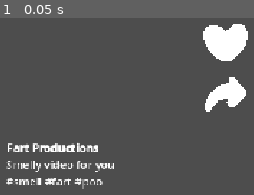
Above: before the commit, frame 1.
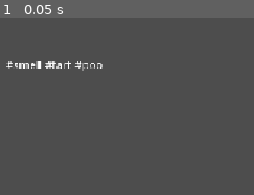
Above: after the commit, the same moment.

Repository: orbital-mage/gmtk-2025
Game: Godot game, scene res://phone/video.tscn
Two runs of this game, one before a commit and one after it. Both use one fixed random seed, a clock stepped at 60 frames per second and the inputs below. This scene is started directly instead of the project's main scene.
Inputs:
- Up to frame 1 (0.05 s): no input

The runs differ from the first frame. In frame 1, 8.3% of the frame differs, in the area x 2-98%, y 3-97%.
Error before the commit: Out of bounds get index '0' (on base: 'Array[VideoContent]') (res://phone/video.gd:53)
Error after the commit: Out of bounds get index '0' (on base: 'Array[VideoContent]') (res://phone/video.gd:54)

Commit message:
new videos

Diff:
--- a/editor/clips/clip.tscn
+++ b/editor/clips/clip.tscn
@@ -14,16 +14,16 @@
 
 [node name="Panel" type="Panel" parent="Center/Transform"]
 clip_contents = true
-custom_minimum_size = Vector2(370, 541)
+custom_minimum_size = Vector2(150, 200)
 anchors_preset = 8
 anchor_left = 0.5
 anchor_top = 0.5
 anchor_right = 0.5
 anchor_bottom = 0.5
-offset_left = -185.0
-offset_top = -270.5
-offset_right = 185.0
-offset_bottom = 270.5
+offset_left = -75.0
+offset_top = -100.0
+offset_right = 75.0
+offset_bottom = 100.0
 grow_horizontal = 2
 grow_vertical = 2
 mouse_filter = 1
--- a/editor/clips/clips.gd
+++ b/editor/clips/clips.gd
@@ -4,10 +4,10 @@
 
 var rng = RandomNumberGenerator.new()
 var content = [
-	preload("res://videos/cat.tscn"),
-	preload("res://videos/explode.tscn"),
-	preload("res://videos/found_out.tscn"),
-	preload("res://videos/walking.tscn")
+	preload("res://videos/start_saiyan.tscn"),
+	preload("res://videos/start_scrolling.tscn"),
+	preload("res://videos/end_dubstep.tscn"),
+	preload("res://videos/end_sleep.tscn")
 ]
 
 func _ready() -> void:
--- a/editor/editor.tscn
+++ b/editor/editor.tscn
@@ -36,11 +36,9 @@
 
 [node name="Clip" parent="MarginContainer/VBoxContainer/Timeline" instance=ExtResource("1_fjngd")]
 layout_mode = 2
-video_scale = Vector2(0.5, 0.5)
 
 [node name="Clip2" parent="MarginContainer/VBoxContainer/Timeline" instance=ExtResource("1_fjngd")]
 layout_mode = 2
-video_scale = Vector2(0.5, 0.5)
 
 [node name="Submit" type="Button" parent="MarginContainer/VBoxContainer/Timeline"]
 custom_minimum_size = Vector2(160, 0)
@@ -57,19 +55,15 @@
 
 [node name="Clip" parent="MarginContainer/VBoxContainer/Clips" instance=ExtResource("1_fjngd")]
 layout_mode = 2
-video_scale = Vector2(0.4, 0.4)
 
 [node name="Clip2" parent="MarginContainer/VBoxContainer/Clips" instance=ExtResource("1_fjngd")]
 layout_mode = 2
-video_scale = Vector2(0.4, 0.4)
 
 [node name="Clip3" parent="MarginContainer/VBoxContainer/Clips" instance=ExtResource("1_fjngd")]
 layout_mode = 2
-video_scale = Vector2(0.4, 0.4)
 
 [node name="Clip4" parent="MarginContainer/VBoxContainer/Clips" instance=ExtResource("1_fjngd")]
 layout_mode = 2
-video_scale = Vector2(0.4, 0.4)
 
 [connection signal="pressed" from="MarginContainer/VBoxContainer/Timeline/Submit" to="MarginContainer/VBoxContainer/Timeline" method="_on_submit"]
 [connection signal="pressed" from="MarginContainer/VBoxContainer/Timeline/Submit" to="MarginContainer/VBoxContainer/Clips" method="_on_submit"]
--- a/phone/data/jumpscare_table.tres
+++ b/phone/data/jumpscare_table.tres
@@ -1,34 +1,11 @@
-[gd_resource type="Resource" script_class="VideoTable" load_steps=10 format=3 uid="uid://cywqna5g0dlo4"]
+[gd_resource type="Resource" script_class="VideoTable" load_steps=3 format=3 uid="uid://cywqna5g0dlo4"]
 
-[ext_resource type="Script" uid="uid://cogcsiukre80m" path="res://phone/data/video_text.gd" id="1_sjhuw"]
-[ext_resource type="AudioStream" uid="uid://cjmn1whdboe5s" path="res://assets/sounds/old/boo.mp3" id="2_jb6fi"]
-[ext_resource type="AudioStream" uid="uid://vj3rbjbjxaw8" path="res://assets/sounds/old/kill_you.mp3" id="3_o3th5"]
-[ext_resource type="AudioStream" uid="uid://cgapsgtp2gjbm" path="res://assets/sounds/old/stickbug.mp3" id="4_gcl4c"]
 [ext_resource type="PackedScene" uid="uid://bhj4mugmmuvaj" path="res://videos/old/demon_jumpscare.tscn" id="5_sjhuw"]
 [ext_resource type="Script" uid="uid://ch8jlkitws76v" path="res://phone/data/video_table.gd" id="6_5pkfp"]
-
-[sub_resource type="Resource" id="Resource_cw31e"]
-script = ExtResource("1_sjhuw")
-text = "BOO!"
-audio = ExtResource("2_jb6fi")
-metadata/_custom_type_script = "uid://cogcsiukre80m"
-
-[sub_resource type="Resource" id="Resource_nsasd"]
-script = ExtResource("1_sjhuw")
-text = "IM GOING TO KILL YOU!"
-audio = ExtResource("3_o3th5")
-metadata/_custom_type_script = "uid://cogcsiukre80m"
-
-[sub_resource type="Resource" id="Resource_h5o7u"]
-script = ExtResource("1_sjhuw")
-text = "GET STICKBUGGED!"
-audio = ExtResource("4_gcl4c")
-metadata/_custom_type_script = "uid://cogcsiukre80m"
 
 [resource]
 script = ExtResource("6_5pkfp")
 content = Array[PackedScene]([ExtResource("5_sjhuw")])
-audio = Array[ExtResource("1_sjhuw")]([SubResource("Resource_cw31e"), SubResource("Resource_nsasd"), SubResource("Resource_h5o7u")])
 titles = Array[String](["HAHAHAHA", "Fart Productions", "The Demon", "My Secret"])
 descriptions = Array[String](["I can't believe you fell for that...", "Smelly video for you", "this has been a long time coming... i hope you enjoy!", "HAHAHAHAHAHAHAHHAHAHAHAHHHAHAHHAHHAHA"])
 metadata/_custom_type_script = "uid://ch8jlkitws76v"
--- a/phone/data/talking_table.tres
+++ b/phone/data/talking_table.tres
@@ -1,41 +1,11 @@
-[gd_resource type="Resource" script_class="VideoTable" load_steps=12 format=3 uid="uid://bw0kdoo2symoo"]
+[gd_resource type="Resource" script_class="VideoTable" load_steps=3 format=3 uid="uid://bw0kdoo2symoo"]
 
-[ext_resource type="Script" uid="uid://cogcsiukre80m" path="res://phone/data/video_text.gd" id="1_epxt3"]
-[ext_resource type="AudioStream" uid="uid://d08ccyeshftmv" path="res://assets/sounds/old/blessings.mp3" id="2_axvhl"]
-[ext_resource type="AudioStream" uid="uid://crttqwhax4n8r" path="res://assets/sounds/old/giveaway.mp3" id="3_5vvyg"]
-[ext_resource type="AudioStream" uid="uid://v0kfpduqaebx" path="res://assets/sounds/old/get_got.mp3" id="4_h0nkl"]
-[ext_resource type="AudioStream" uid="uid://7s115jw4e8ge" path="res://assets/sounds/old/teeth.mp3" id="5_23w2s"]
 [ext_resource type="PackedScene" uid="uid://dhq5p1oe8vi84" path="res://videos/old/guy_talking.tscn" id="6_iwcd1"]
 [ext_resource type="Script" uid="uid://ch8jlkitws76v" path="res://phone/data/video_table.gd" id="7_8vknv"]
-
-[sub_resource type="Resource" id="Resource_ift1s"]
-script = ExtResource("1_epxt3")
-text = "top 5 heavenly blessings"
-audio = ExtResource("2_axvhl")
-metadata/_custom_type_script = "uid://cogcsiukre80m"
-
-[sub_resource type="Resource" id="Resource_hj4ya"]
-script = ExtResource("1_epxt3")
-text = "watch till the end for a free giveaway!"
-audio = ExtResource("3_5vvyg")
-metadata/_custom_type_script = "uid://cogcsiukre80m"
-
-[sub_resource type="Resource" id="Resource_e7ynj"]
-script = ExtResource("1_epxt3")
-text = "like this video or you'll get got!"
-audio = ExtResource("4_h0nkl")
-metadata/_custom_type_script = "uid://cogcsiukre80m"
-
-[sub_resource type="Resource" id="Resource_8xskf"]
-script = ExtResource("1_epxt3")
-text = "you should never brush your teeth!"
-audio = ExtResource("5_23w2s")
-metadata/_custom_type_script = "uid://cogcsiukre80m"
 
 [resource]
 script = ExtResource("7_8vknv")
 content = Array[PackedScene]([ExtResource("6_iwcd1")])
-audio = Array[ExtResource("1_epxt3")]([SubResource("Resource_ift1s"), SubResource("Resource_hj4ya"), SubResource("Resource_e7ynj"), SubResource("Resource_8xskf")])
 titles = Array[String](["My Confession", "A must watch!", "please watch to the end"])
 descriptions = Array[String](["I didn't want you to hear about it like this...", "hope you enjoy this one!", "I might be a bit rambly in this one, please bear with me", "this is important stuff! you better pay attention!"])
 metadata/_custom_type_script = "uid://ch8jlkitws76v"
--- a/phone/data/video_data.tres
+++ b/phone/data/video_data.tres
@@ -1,8 +1,8 @@
 [gd_resource type="Resource" script_class="VideoData" load_steps=4 format=3 uid="uid://cctn2xsu3md74"]
 
-[ext_resource type="PackedScene" uid="uid://c3eo771vnay4y" path="res://videos/old/walking.tscn" id="1_lmr65"]
+[ext_resource type="PackedScene" path="res://videos/walking.tscn" id="1_lmr65"]
 [ext_resource type="Script" uid="uid://c2ikw4g76bhoc" path="res://phone/data/video_data.gd" id="1_r7t6u"]
-[ext_resource type="PackedScene" uid="uid://ryycgbl3h75e" path="res://videos/old/explode.tscn" id="2_cw31e"]
+[ext_resource type="PackedScene" path="res://videos/explode.tscn" id="2_cw31e"]
 
 [resource]
 script = ExtResource("1_r7t6u")
--- a/phone/phone.gd
+++ b/phone/phone.gd
@@ -8,7 +8,7 @@
 var next_video: Video
 var scroll := Scroll.NONE
 
-@onready var container: Container = $Videos
+@onready var container: Control = $Videos/Control/CenterContainer
 
 func _ready() -> void:
 	Editor.video_submitted.connect(_on_new_video)
--- a/phone/phone.tscn
+++ b/phone/phone.tscn
@@ -1,7 +1,9 @@
-[gd_scene load_steps=3 format=3 uid="uid://w1dfgg65edal"]
+[gd_scene load_steps=5 format=3 uid="uid://w1dfgg65edal"]
 
 [ext_resource type="Script" uid="uid://bprhbwuvj4xrv" path="res://phone/phone.gd" id="1_pu2er"]
+[ext_resource type="Texture2D" uid="uid://dwisv1pyyxccd" path="res://assets/graphics/button_like.png" id="3_prab7"]
 [ext_resource type="Texture2D" uid="uid://b1n6mtp00gquh" path="res://assets/graphics/phone_border.png" id="3_pu2er"]
+[ext_resource type="Texture2D" uid="uid://b3uik4u1kuc3l" path="res://assets/graphics/button_share.png" id="4_nlw6u"]
 
 [node name="Phone" type="Control"]
 custom_minimum_size = Vector2(400, 0)
@@ -48,6 +50,36 @@
 size_flags_vertical = 3
 theme_override_constants/separation = 0
 
+[node name="Control" type="Control" parent="Margin/VBoxContainer/ScrollContainer/Videos"]
+layout_mode = 2
+size_flags_vertical = 3
+
+[node name="CenterContainer" type="CenterContainer" parent="Margin/VBoxContainer/ScrollContainer/Videos/Control"]
+layout_mode = 1
+anchors_preset = 15
+anchor_right = 1.0
+anchor_bottom = 1.0
+grow_horizontal = 2
+grow_vertical = 2
+
+[node name="Buttons" type="VBoxContainer" parent="Margin/VBoxContainer/ScrollContainer/Videos/Control"]
+layout_mode = 0
+offset_left = 297.0
+offset_top = 314.0
+offset_right = 360.0
+offset_bottom = 444.0
+theme_override_constants/separation = 20
+
+[node name="Likes" type="TextureRect" parent="Margin/VBoxContainer/ScrollContainer/Videos/Control/Buttons"]
+layout_mode = 2
+texture = ExtResource("3_prab7")
+stretch_mode = 5
+
+[node name="Share" type="TextureRect" parent="Margin/VBoxContainer/ScrollContainer/Videos/Control/Buttons"]
+layout_mode = 2
+texture = ExtResource("4_nlw6u")
+stretch_mode = 5
+
 [node name="Bottom" type="ColorRect" parent="Margin/VBoxContainer"]
 custom_minimum_size = Vector2(0, 25)
 layout_mode = 2
--- a/phone/video.gd
+++ b/phone/video.gd
@@ -34,6 +34,7 @@
 @onready var content: Node2D = $Content
 
 func _ready() -> void:
+	info_label.clear()
 	info_label.append_text("[b]%s[/b]" % title)
 	info_label.newline()
 	info_label.append_text(description)
--- a/phone/video.tscn
+++ b/phone/video.tscn
@@ -1,23 +1,20 @@
-[gd_scene load_steps=4 format=3 uid="uid://b7j8tmmeq2u0x"]
+[gd_scene load_steps=2 format=3 uid="uid://b7j8tmmeq2u0x"]
 
 [ext_resource type="Script" uid="uid://cunvyp7u0olgb" path="res://phone/video.gd" id="1_54tw5"]
-[ext_resource type="Texture2D" uid="uid://dwisv1pyyxccd" path="res://assets/graphics/button_like.png" id="1_vt4bk"]
-[ext_resource type="Texture2D" uid="uid://b3uik4u1kuc3l" path="res://assets/graphics/button_share.png" id="2_077d1"]
 
 [node name="Video" type="Control"]
 clip_contents = true
-custom_minimum_size = Vector2(370, 568)
+custom_minimum_size = Vector2(300, 400)
 layout_mode = 3
 anchors_preset = 0
-offset_right = 370.0
-offset_bottom = 541.0
+offset_right = 300.0
+offset_bottom = 400.0
 mouse_filter = 1
 script = ExtResource("1_54tw5")
-title = "Fart Productions"
-description = "Smelly video for you"
 tags = Array[String](["smell", "fart", "poo"])
 
 [node name="Content" type="Node2D" parent="."]
+scale = Vector2(2, 2)
 
 [node name="Info" type="RichTextLabel" parent="."]
 layout_mode = 1
@@ -32,23 +29,7 @@
 grow_horizontal = 2
 grow_vertical = 0
 bbcode_enabled = true
+text = "[b]Lorem Ipsum[/b]
+Dolor sit lauren epsum solo shit dogus dippus deltoid dump crampus krangus forrest gump"
 fit_content = true
 scroll_active = false
-
-[node name="Buttons" type="VBoxContainer" parent="."]
-layout_mode = 0
-offset_left = 297.0
-offset_top = 314.0
-offset_right = 360.0
-offset_bottom = 444.0
-theme_override_constants/separation = 20
-
-[node name="Likes" type="TextureRect" parent="Buttons"]
-layout_mode = 2
-texture = ExtResource("1_vt4bk")
-stretch_mode = 5
-
-[node name="Share" type="TextureRect" parent="Buttons"]
-layout_mode = 2
-texture = ExtResource("2_077d1")
-stretch_mode = 5
--- a/videos/end_dubstep.tscn
+++ b/videos/end_dubstep.tscn
@@ -1,8 +1,35 @@
-[gd_scene load_steps=7 format=3 uid="uid://bc1g7rruo1gkw"]
+[gd_scene load_steps=7 format=3 uid="uid://b0cgy348e43yi"]
 
-[ext_resource type="PackedScene" uid="uid://cvxdwic5oda7m" path="res://videos/_base.tscn" id="1_ulftg"]
+[ext_resource type="PackedScene" uid="uid://b0ffmycvvvt43" path="res://videos/_base.tscn" id="1_ulftg"]
 [ext_resource type="AudioStream" uid="uid://spd6dtxxfdla" path="res://assets/sounds/end_guy dancing_dubstep.ogg" id="2_abv5r"]
 [ext_resource type="Texture2D" uid="uid://betkf7mmxl075" path="res://assets/graphics/dance.png" id="3_bkl2q"]
+
+[sub_resource type="Animation" id="Animation_74sr6"]
+length = 0.001
+tracks/0/type = "value"
+tracks/0/imported = false
+tracks/0/enabled = true
+tracks/0/path = NodePath("Dance:frame")
+tracks/0/interp = 1
+tracks/0/loop_wrap = true
+tracks/0/keys = {
+"times": PackedFloat32Array(0),
+"transitions": PackedFloat32Array(1),
+"update": 1,
+"values": [0]
+}
+tracks/1/type = "value"
+tracks/1/imported = false
+tracks/1/enabled = true
+tracks/1/path = NodePath("Background/Floor:visible")
+tracks/1/interp = 1
+tracks/1/loop_wrap = true
+tracks/1/keys = {
+"times": PackedFloat32Array(0),
+"transitions": PackedFloat32Array(1),
+"update": 1,
+"values": [true]
+}
 
 [sub_resource type="Animation" id="Animation_tah8e"]
 resource_name = "clip"
@@ -47,33 +74,6 @@
 "values": [false, true]
 }
 
-[sub_resource type="Animation" id="Animation_74sr6"]
-length = 0.001
-tracks/0/type = "value"
-tracks/0/imported = false
-tracks/0/enabled = true
-tracks/0/path = NodePath("Dance:frame")
-tracks/0/interp = 1
-tracks/0/loop_wrap = true
-tracks/0/keys = {
-"times": PackedFloat32Array(0),
-"transitions": PackedFloat32Array(1),
-"update": 1,
-"values": [0]
-}
-tracks/1/type = "value"
-tracks/1/imported = false
-tracks/1/enabled = true
-tracks/1/path = NodePath("Background/Floor:visible")
-tracks/1/interp = 1
-tracks/1/loop_wrap = true
-tracks/1/keys = {
-"times": PackedFloat32Array(0),
-"transitions": PackedFloat32Array(1),
-"update": 1,
-"values": [true]
-}
-
 [sub_resource type="AnimationLibrary" id="AnimationLibrary_uhnfu"]
 _data = {
 &"RESET": SubResource("Animation_74sr6"),
@@ -86,6 +86,7 @@
 libraries = {
 &"": SubResource("AnimationLibrary_uhnfu")
 }
+autoplay = "clip"
 
 [node name="Dance" type="Sprite2D" parent="." index="3"]
 position = Vector2(75, 94)
--- a/videos/end_sleep.tscn
+++ b/videos/end_sleep.tscn
@@ -1,8 +1,35 @@
-[gd_scene load_steps=7 format=3 uid="uid://b45elrlsif4bx"]
+[gd_scene load_steps=7 format=3 uid="uid://dbh57d2ti363g"]
 
-[ext_resource type="PackedScene" uid="uid://cvxdwic5oda7m" path="res://videos/_base.tscn" id="1_in325"]
+[ext_resource type="PackedScene" uid="uid://b0ffmycvvvt43" path="res://videos/_base.tscn" id="1_in325"]
 [ext_resource type="AudioStream" uid="uid://dytc0prycnxga" path="res://assets/sounds/end_guy sleeping.ogg" id="2_bnkjt"]
 [ext_resource type="Texture2D" uid="uid://c8on8gmtxanqg" path="res://assets/graphics/sleeping.png" id="3_be5ou"]
+
+[sub_resource type="Animation" id="Animation_vqjfp"]
+length = 0.001
+tracks/0/type = "value"
+tracks/0/imported = false
+tracks/0/enabled = true
+tracks/0/path = NodePath("Sleeping:frame")
+tracks/0/interp = 1
+tracks/0/loop_wrap = true
+tracks/0/keys = {
+"times": PackedFloat32Array(0),
+"transitions": PackedFloat32Array(1),
+"update": 1,
+"values": [0]
+}
+tracks/1/type = "value"
+tracks/1/imported = false
+tracks/1/enabled = true
+tracks/1/path = NodePath("Sleeping:position")
+tracks/1/interp = 1
+tracks/1/loop_wrap = true
+tracks/1/keys = {
+"times": PackedFloat32Array(0),
+"transitions": PackedFloat32Array(1),
+"update": 0,
+"values": [Vector2(75, 135)]
+}
 
 [sub_resource type="Animation" id="Animation_fec8h"]
 resource_name = "clip"
@@ -47,33 +74,6 @@
 "values": [Vector2(75, 135), Vector2(62, 136), Vector2(75, 135), Vector2(62, 136)]
 }
 
-[sub_resource type="Animation" id="Animation_vqjfp"]
-length = 0.001
-tracks/0/type = "value"
-tracks/0/imported = false
-tracks/0/enabled = true
-tracks/0/path = NodePath("Sleeping:frame")
-tracks/0/interp = 1
-tracks/0/loop_wrap = true
-tracks/0/keys = {
-"times": PackedFloat32Array(0),
-"transitions": PackedFloat32Array(1),
-"update": 1,
-"values": [0]
-}
-tracks/1/type = "value"
-tracks/1/imported = false
-tracks/1/enabled = true
-tracks/1/path = NodePath("Sleeping:position")
-tracks/1/interp = 1
-tracks/1/loop_wrap = true
-tracks/1/keys = {
-"times": PackedFloat32Array(0),
-"transitions": PackedFloat32Array(1),
-"update": 0,
-"values": [Vector2(75, 135)]
-}
-
 [sub_resource type="AnimationLibrary" id="AnimationLibrary_pey1g"]
 _data = {
 &"RESET": SubResource("Animation_vqjfp"),
@@ -89,6 +89,7 @@
 libraries = {
 &"": SubResource("AnimationLibrary_pey1g")
 }
+autoplay = "clip"
 
 [node name="Sleeping" type="Sprite2D" parent="." index="3"]
 position = Vector2(75, 135)
--- a/videos/start_saiyan.tscn
+++ b/videos/start_saiyan.tscn
@@ -1,8 +1,23 @@
-[gd_scene load_steps=7 format=3 uid="uid://bb3upfkyk2ebl"]
+[gd_scene load_steps=7 format=3 uid="uid://d2v80n5v2s4ld"]
 
-[ext_resource type="PackedScene" uid="uid://cvxdwic5oda7m" path="res://videos/_base.tscn" id="1_3s6sg"]
+[ext_resource type="PackedScene" uid="uid://b0ffmycvvvt43" path="res://videos/_base.tscn" id="1_3s6sg"]
 [ext_resource type="AudioStream" uid="uid://cmxh2qeodrpmg" path="res://assets/sounds/saiyan.ogg" id="2_7kcnk"]
 [ext_resource type="Texture2D" uid="uid://dcuuklohgaagb" path="res://assets/graphics/saiyan.png" id="3_seahs"]
+
+[sub_resource type="Animation" id="Animation_7k48w"]
+length = 0.001
+tracks/0/type = "value"
+tracks/0/imported = false
+tracks/0/enabled = true
+tracks/0/path = NodePath("Saiyan:frame")
+tracks/0/interp = 1
+tracks/0/loop_wrap = true
+tracks/0/keys = {
+"times": PackedFloat32Array(0),
+"transitions": PackedFloat32Array(1),
+"update": 1,
+"values": [0]
+}
 
 [sub_resource type="Animation" id="Animation_yp716"]
 resource_name = "clip"
@@ -35,21 +50,6 @@
 "values": [0, 1, 2, 0, 3]
 }
 
-[sub_resource type="Animation" id="Animation_7k48w"]
-length = 0.001
-tracks/0/type = "value"
-tracks/0/imported = false
-tracks/0/enabled = true
-tracks/0/path = NodePath("Saiyan:frame")
-tracks/0/interp = 1
-tracks/0/loop_wrap = true
-tracks/0/keys = {
-"times": PackedFloat32Array(0),
-"transitions": PackedFloat32Array(1),
-"update": 1,
-"values": [0]
-}
-
 [sub_resource type="AnimationLibrary" id="AnimationLibrary_beyrc"]
 _data = {
 &"RESET": SubResource("Animation_7k48w"),
@@ -62,6 +62,7 @@
 libraries = {
 &"": SubResource("AnimationLibrary_beyrc")
 }
+autoplay = "clip"
 
 [node name="Saiyan" type="Sprite2D" parent="." index="3"]
 position = Vector2(74, 98)
--- a/videos/start_scrolling.tscn
+++ b/videos/start_scrolling.tscn
@@ -1,8 +1,47 @@
-[gd_scene load_steps=7 format=3 uid="uid://bf6ytefw5r5g7"]
+[gd_scene load_steps=7 format=3 uid="uid://dqxaqnlvmkf4p"]
 
-[ext_resource type="PackedScene" uid="uid://cvxdwic5oda7m" path="res://videos/_base.tscn" id="1_lebp0"]
+[ext_resource type="PackedScene" uid="uid://b0ffmycvvvt43" path="res://videos/_base.tscn" id="1_lebp0"]
 [ext_resource type="AudioStream" uid="uid://dgr0t411nap7q" path="res://assets/sounds/STOP SCROLLING.ogg" id="2_eb6j0"]
 [ext_resource type="Texture2D" uid="uid://bmdkkvfyu7dja" path="res://assets/graphics/STOP SCROLLING.png" id="3_ga8ae"]
+
+[sub_resource type="Animation" id="Animation_d50q1"]
+length = 0.001
+tracks/0/type = "value"
+tracks/0/imported = false
+tracks/0/enabled = true
+tracks/0/path = NodePath("Guy:position")
+tracks/0/interp = 1
+tracks/0/loop_wrap = true
+tracks/0/keys = {
+"times": PackedFloat32Array(0),
+"transitions": PackedFloat32Array(1),
+"update": 0,
+"values": [Vector2(81, 177)]
+}
+tracks/1/type = "value"
+tracks/1/imported = false
+tracks/1/enabled = true
+tracks/1/path = NodePath("Guy:rotation")
+tracks/1/interp = 1
+tracks/1/loop_wrap = true
+tracks/1/keys = {
+"times": PackedFloat32Array(0),
+"transitions": PackedFloat32Array(1),
+"update": 0,
+"values": [0.0]
+}
+tracks/2/type = "value"
+tracks/2/imported = false
+tracks/2/enabled = true
+tracks/2/path = NodePath("Guy:frame")
+tracks/2/interp = 1
+tracks/2/loop_wrap = true
+tracks/2/keys = {
+"times": PackedFloat32Array(0),
+"transitions": PackedFloat32Array(1),
+"update": 1,
+"values": [0]
+}
 
 [sub_resource type="Animation" id="Animation_tkehn"]
 resource_name = "clip"
@@ -59,45 +98,6 @@
 "values": [0, 1]
 }
 
-[sub_resource type="Animation" id="Animation_d50q1"]
-length = 0.001
-tracks/0/type = "value"
-tracks/0/imported = false
-tracks/0/enabled = true
-tracks/0/path = NodePath("Guy:position")
-tracks/0/interp = 1
-tracks/0/loop_wrap = true
-tracks/0/keys = {
-"times": PackedFloat32Array(0),
-"transitions": PackedFloat32Array(1),
-"update": 0,
-"values": [Vector2(81, 177)]
-}
-tracks/1/type = "value"
-tracks/1/imported = false
-tracks/1/enabled = true
-tracks/1/path = NodePath("Guy:rotation")
-tracks/1/interp = 1
-tracks/1/loop_wrap = true
-tracks/1/keys = {
-"times": PackedFloat32Array(0),
-"transitions": PackedFloat32Array(1),
-"update": 0,
-"values": [0.0]
-}
-tracks/2/type = "value"
-tracks/2/imported = false
-tracks/2/enabled = true
-tracks/2/path = NodePath("Guy:frame")
-tracks/2/interp = 1
-tracks/2/loop_wrap = true
-tracks/2/keys = {
-"times": PackedFloat32Array(0),
-"transitions": PackedFloat32Array(1),
-"update": 1,
-"values": [0]
-}
-
 [sub_resource type="AnimationLibrary" id="AnimationLibrary_sn2bc"]
 _data = {
 &"RESET": SubResource("Animation_d50q1"),
@@ -113,6 +113,7 @@
 libraries = {
 &"": SubResource("AnimationLibrary_sn2bc")
 }
+autoplay = "clip"
 
 [node name="Guy" type="Sprite2D" parent="." index="3"]
 position = Vector2(81, 177)
Not shown: 1 places in videos/_base.tscn that only renumber resources
